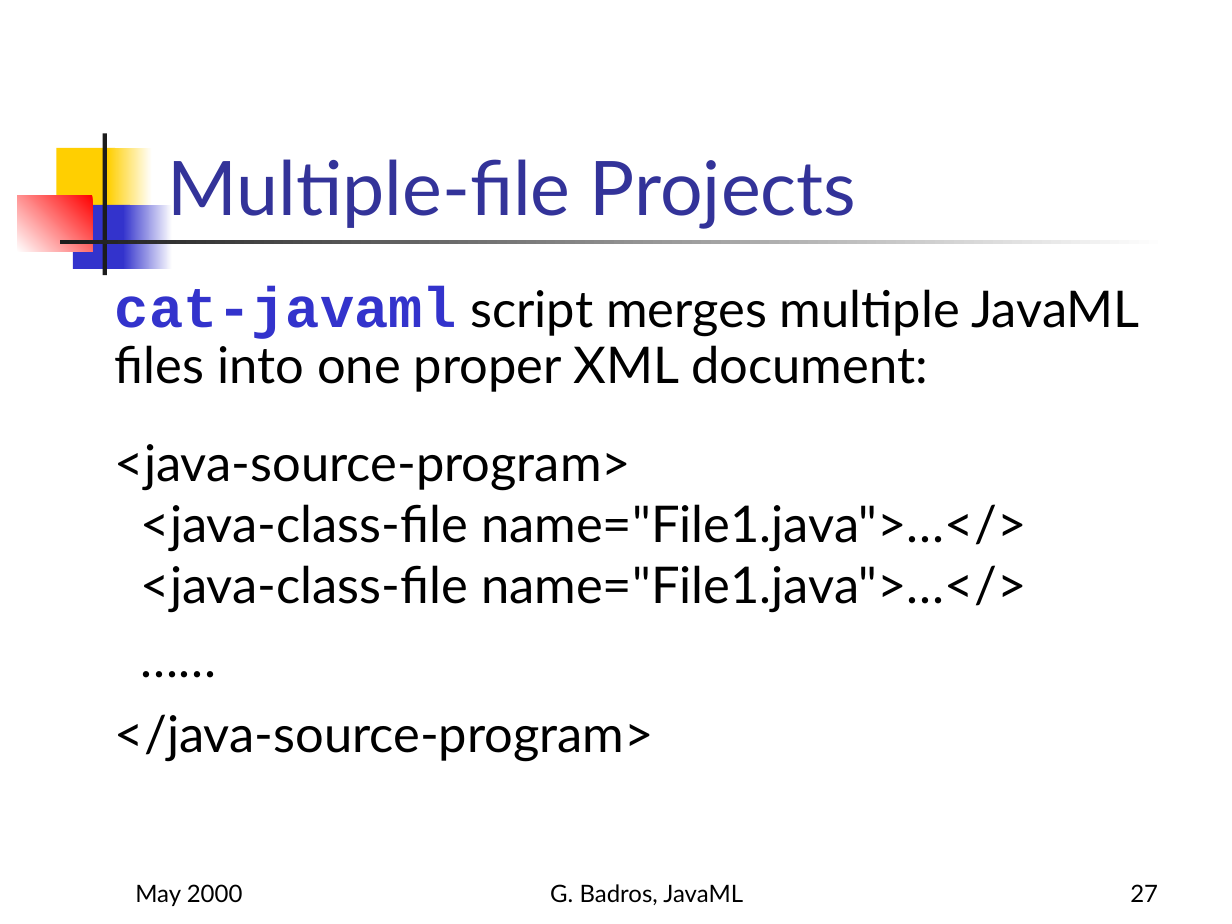
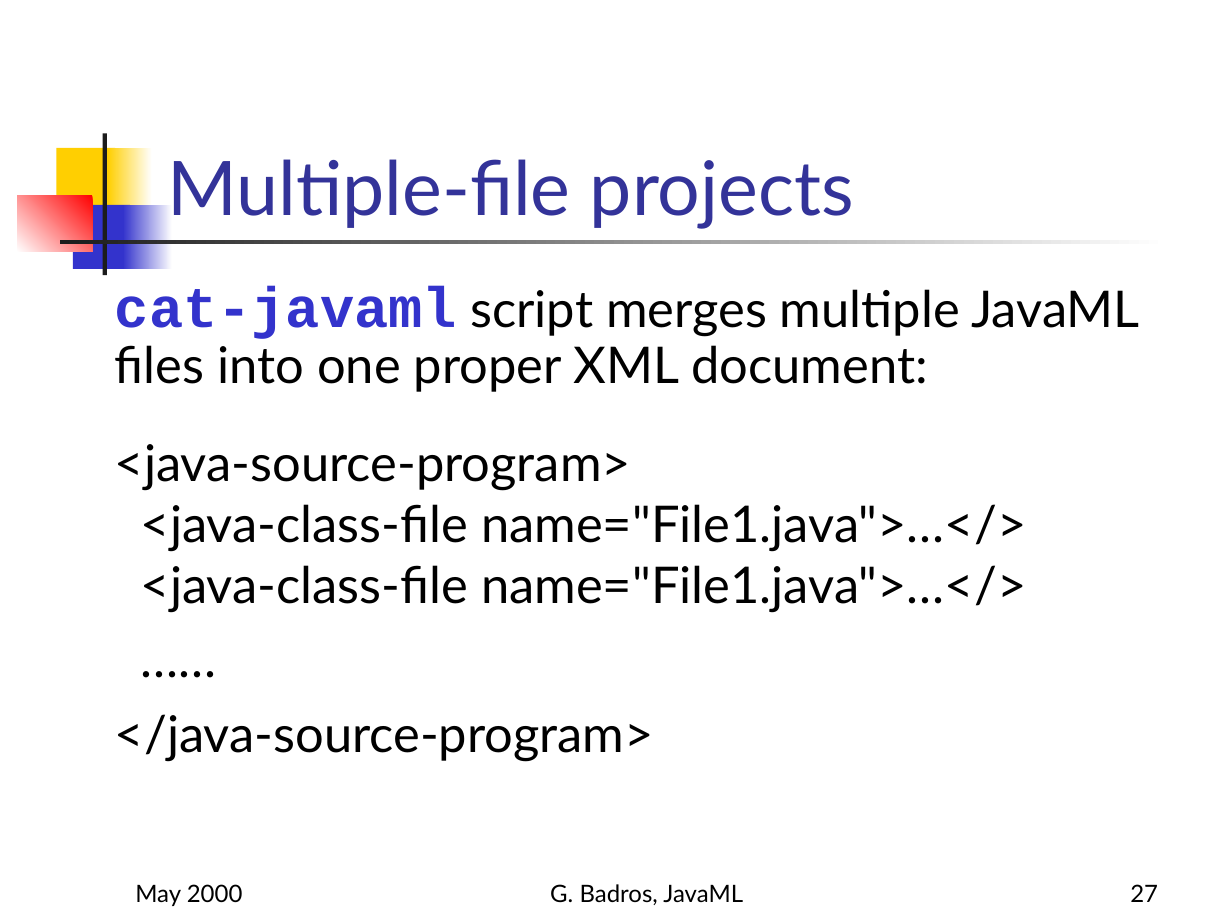
Before and after one commit to gjbadros/javaml, a slide deck: slide 27 of java-ml/javaml-www9-talk.ppt. Drawn at 1232x924 pixels with LibreOffice and Linux fonts; fonts in the diff are those of the drawing. Boxes give left, top, right and bottom in pixels: in the first picture for what was removed or moved away, otherwise in the second. Text is boxed around its words. In the diff, an @@ line names an element or a change of style, - is before the commit and + after.

Commit message:
Latest version

```diff
--- a/java-ml/javaml-www9-talk.ppt
+++ b/java-ml/javaml-www9-talk.ppt
@@ title at box(167, 159, 854, 228): text changed @@
-Multiple-file Projects
+Multiple-file projects
```
Also in this commit, not shown: 3 other slides changed.
